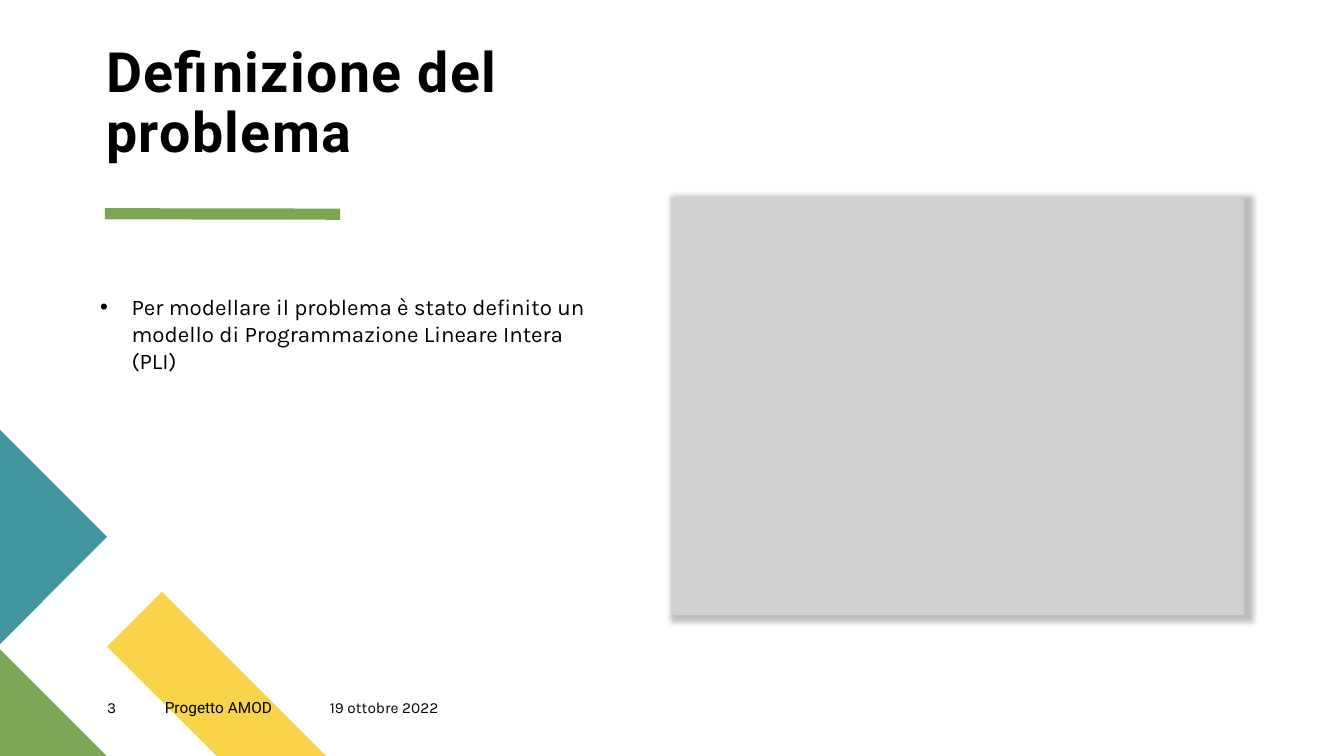
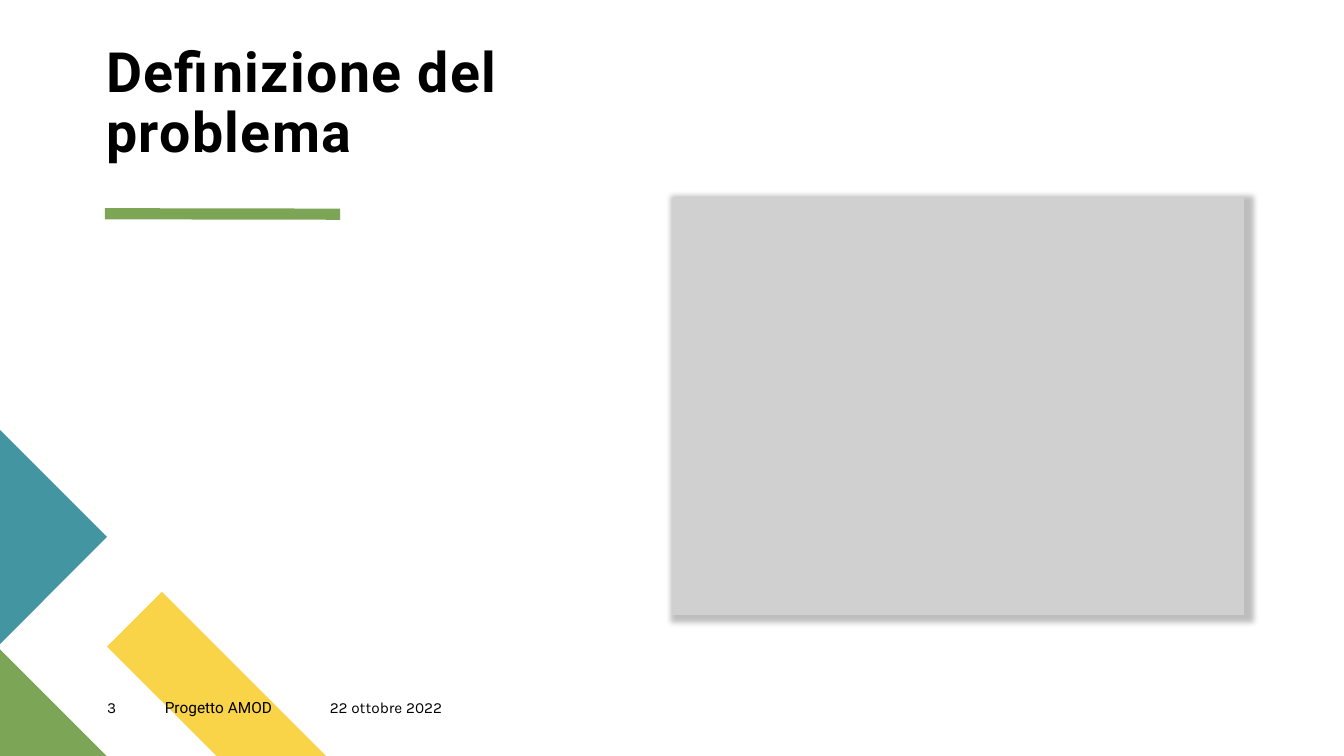
Before and after one commit to GiulioAppetito/Progetto-AMOD-21-22, a slide deck: slide 3 of Presentazione Progetto AMOD.pptx. Drawn at 1344x756 pixels with LibreOffice and Linux fonts; fonts in the diff are those of the drawing; grey boxes stand for pictures; background and template pictures are left out. Boxes give left, top, right and bottom in pixels: in the first picture for what was removed or moved away, otherwise in the second. Text is boxed around its words. In the diff, an @@ line names an element or a change of style, - is before the commit and + after.

```diff
--- a/Presentazione Progetto AMOD.pptx
+++ b/Presentazione Progetto AMOD.pptx
@@ text removed at bbox=[132, 298, 584, 372] @@
-• Per modellare il problema è stato definito un modello di Programmazione Lineare Intera (PLI)
@@ text at bbox=[330, 702, 442, 713]: text changed @@
-19 ottobre 2022
+22 ottobre 2022
```
Also in this commit, not shown: 10 other slides changed, 5 slides added, 2 slides removed, 1 other file.
